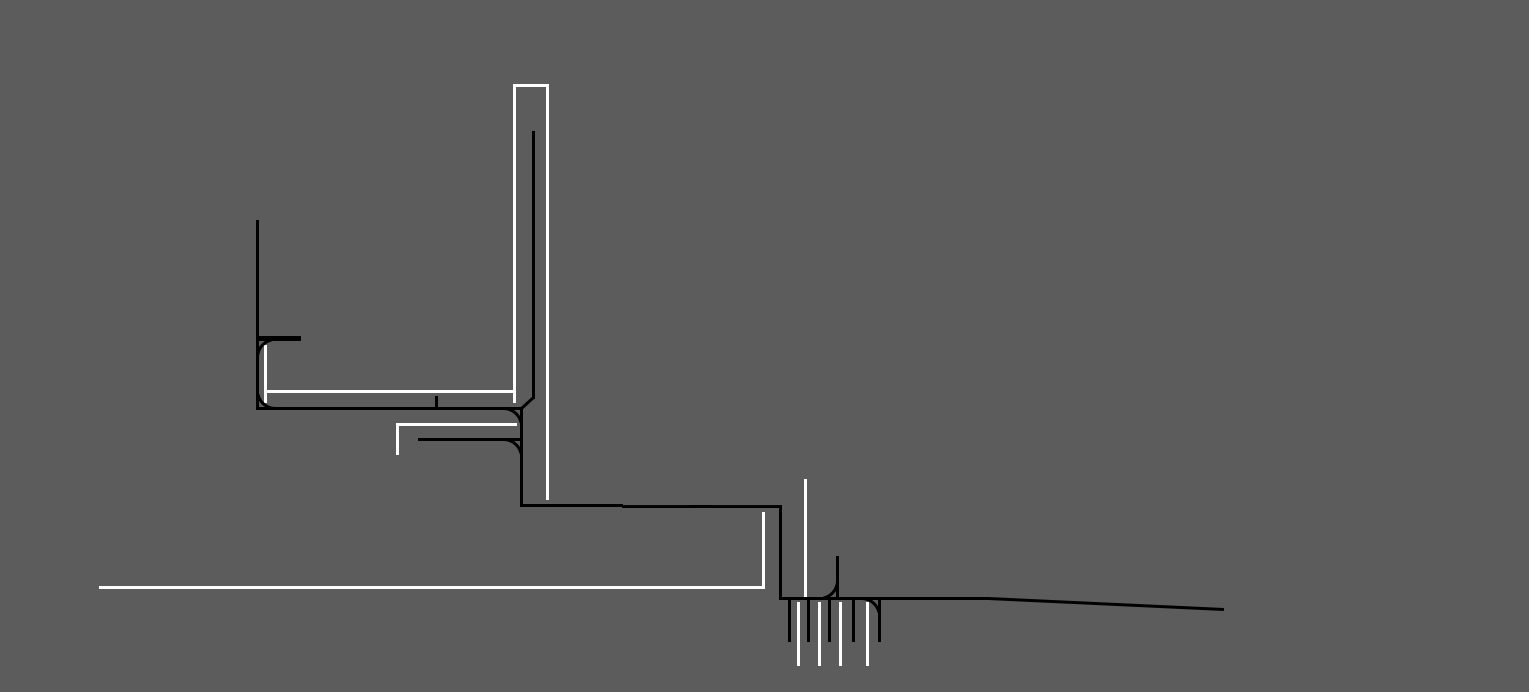
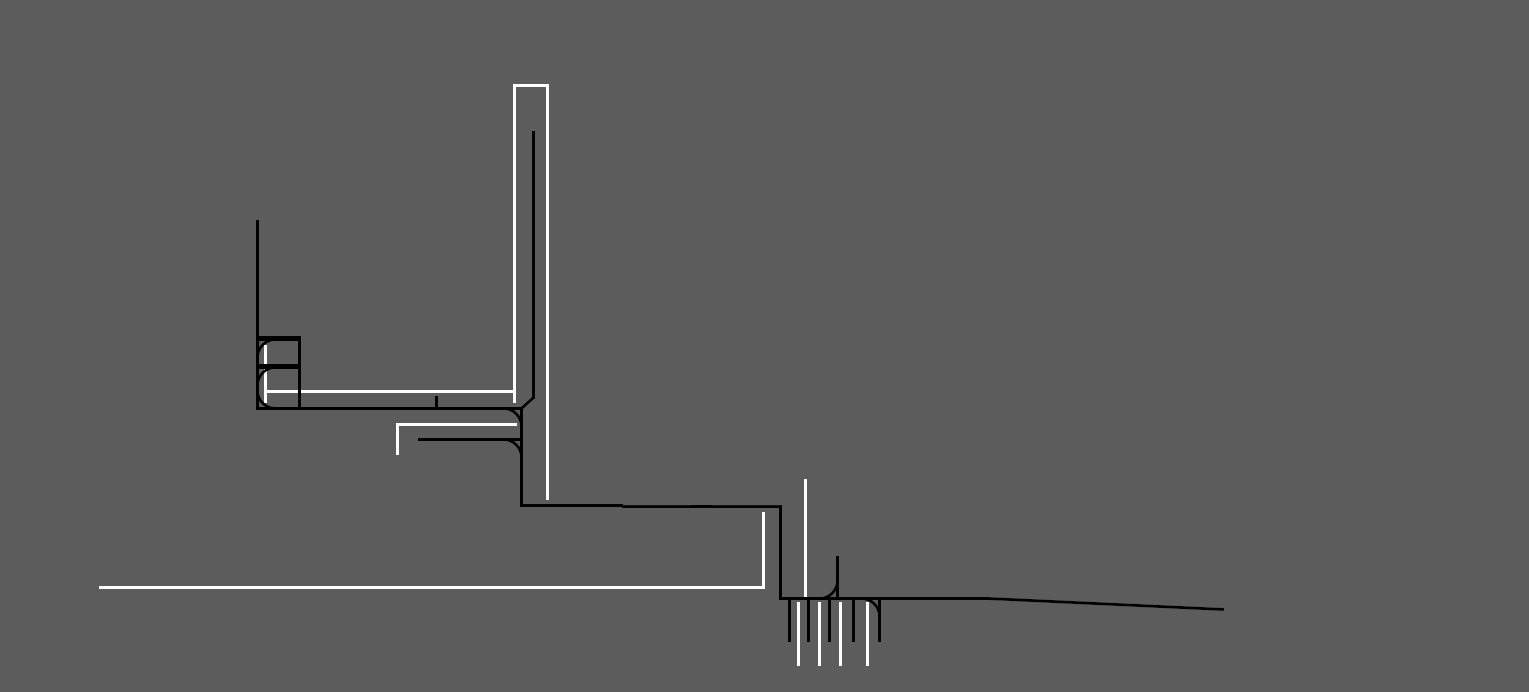
Before/after of a 1529 × 692 layered artwork. What changed in the layer stack:
added layer "椭圆 1 副本 35 拷贝" above "形状 23 拷贝" over [259,366,286,396]
added layer "形状 23 拷贝" above "椭圆 1 副本 35" over [259,364,301,369]
added layer "形状 25 拷贝" in group "组 1" over [298,341,301,407]
